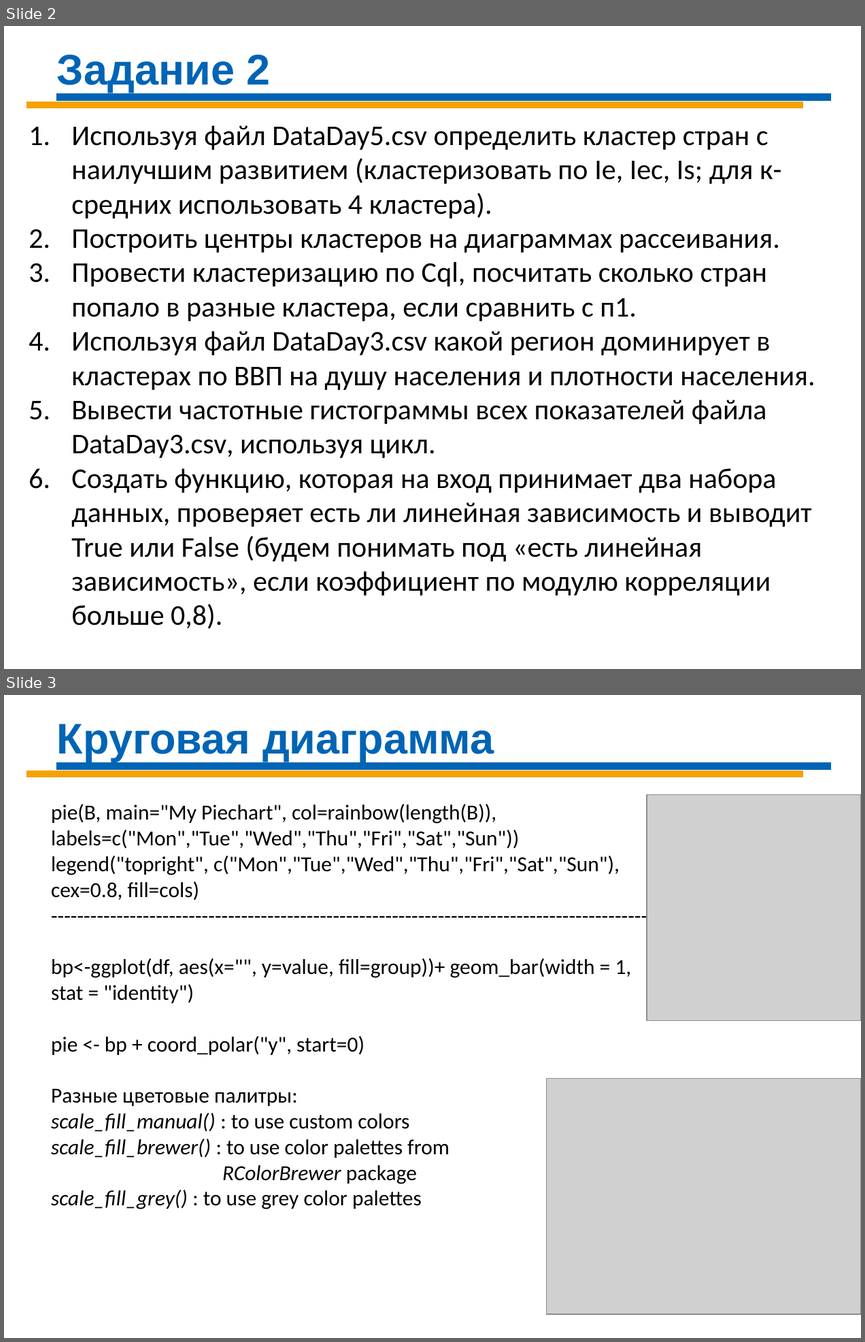
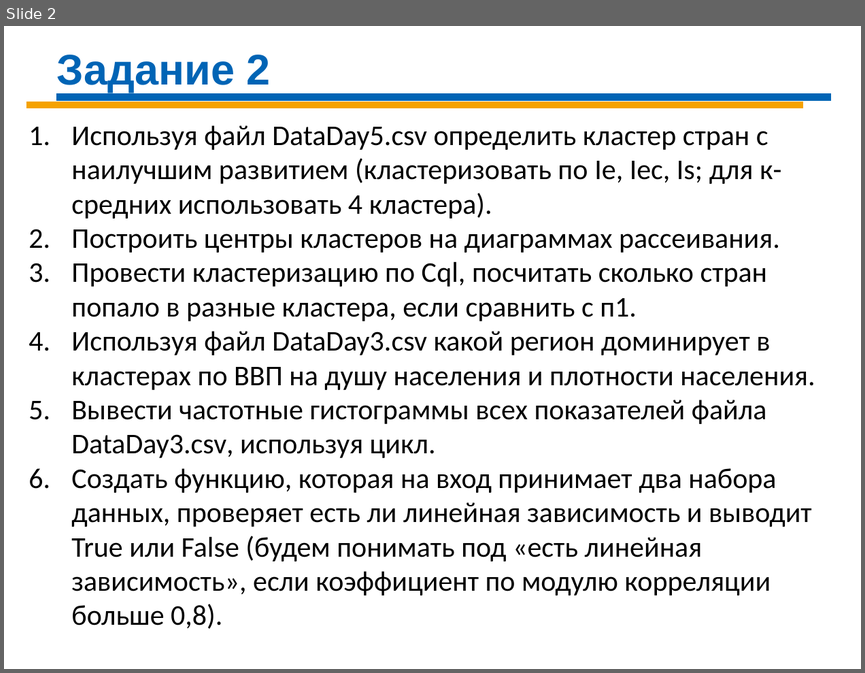
Before and after one commit to Demolis/Infopulse, a slide deck: Tue-Thr/DS-Day-08 R.pptx. Shown one above the other, each under a label of ours: slides 2 and 3 before the commit, slide 2 after it. The pictures are 865x1342 and 865x673 pixels, drawn with LibreOffice and Linux fonts; fonts in the diff are those of the drawing; grey boxes stand for pictures. Boxes give left, top, right and bottom in pixels: in the first picture for what was removed or moved away, otherwise in the second. Text is boxed around its words. In the diff, an @@ line names an element or a change of style, - is before the commit and + after.

```diff
--- a/Tue-Thr/DS-Day-08 R.pptx
+++ b/Tue-Thr/DS-Day-08 R.pptx
@@ slide 3 removed at box(4, 695, 861, 1338), background #FFFFFF @@
@@ text removed at box(57, 724, 494, 762) @@
-Круговая диаграмма
@@ line removed from (26, 774) to (802, 774) @@
@@ line removed from (56, 766) to (831, 766) @@
@@ picture removed at box(647, 794, 861, 1021) @@
@@ text removed at box(51, 804, 632, 1209) @@
-pie(B, main="My Piechart", col=rainbow(length(B)),
-labels=c("Mon","Tue","Wed","Thu","Fri","Sat","Sun"))
-legend("topright", c("Mon","Tue","Wed","Thu","Fri","Sat","Sun"), cex=0.8, fill=cols)
---------------------------------------------------------------------------------------------
-bp<-ggplot(df, aes(x="", y=value, fill=group))+ geom_bar(width = 1, stat = "identity")
-pie <- bp + coord_polar("y", start=0)
-Разные цветовые палитры:
-scale_fill_manual() : to use custom colors
-scale_fill_brewer() : to use color palettes from
-RColorBrewer package
-scale_fill_grey() : to use grey color palettes
@@ picture removed at box(547, 1078, 861, 1314) @@
```
Also in this commit, not shown: 2 other slides removed, 1 other file.
